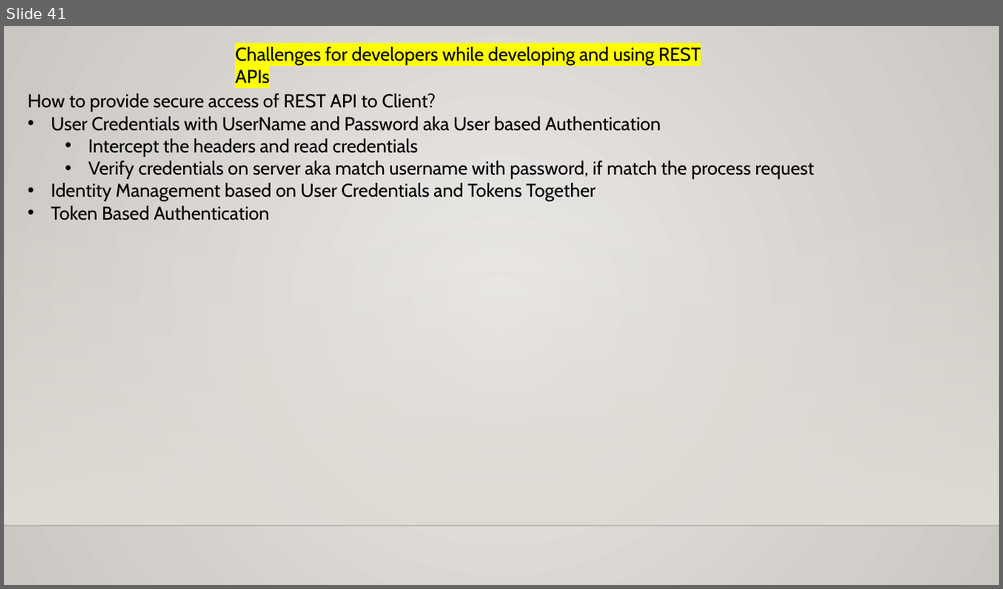
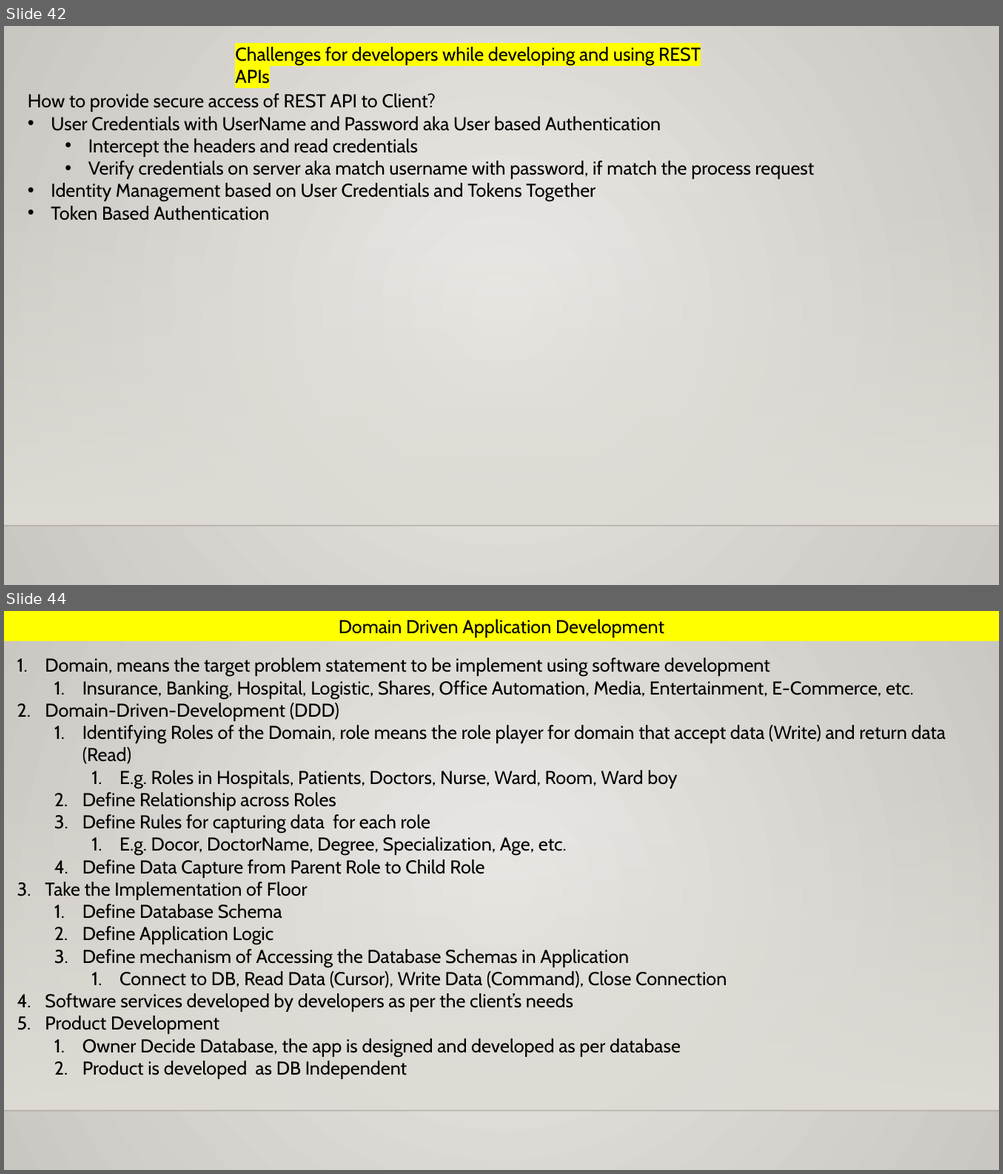
Before and after one commit to maheshsabnis/blazejan2021, a slide deck: Training_Notes_PPTs.pptx. Shown one above the other, each under a label of ours: slide 41 before the commit, slides 42 and 44 after it; the slides between them are not shown. The pictures are 1003x589 and 1003x1174 pixels, drawn with LibreOffice and Linux fonts; fonts in the diff are those of the drawing; background and template pictures are left out. Boxes give left, top, right and bottom in pixels: in the first picture for what was removed or moved away, otherwise in the second. Text is boxed around its words. In the diff, an @@ line names an element or a change of style, - is before the commit and + after.

```diff
--- a/Training_Notes_PPTs.pptx
+++ b/Training_Notes_PPTs.pptx
@@ slide 44 added at (4, 611, 999, 1170), background gradient #ECEAE7 to #CAC7C1; not listed: 2 template elements that a slide beside it also shows @@
@@ rectangle added at (4, 611, 999, 641), fill #FFFF00, 18 pt, text #000000 @@
+Domain Driven Application Development
@@ text added at (45, 658, 945, 1079), 18 pt, text #000000 @@
+1. Domain, means the target problem statement to be implement using software development
+  1. Insurance, Banking, Hospital, Logistic, Shares, Office Automation, Media, Entertainment, E-Commerce, etc.
+2. Domain-Driven-Development (DDD)
+  1. Identifying Roles of the Domain, role means the role player for domain that accept data (Write) and return data (Read)
+    1. E.g. Roles in Hospitals, Patients, Doctors, Nurse, Ward, Room, Ward boy
+  2. Define Relationship across Roles
+  3. Define Rules for capturing data for each role
+    1. E.g. Docor, DoctorName, Degree, Specialization, Age, etc.
+  4. Define Data Capture from Parent Role to Child Role
+3. Take the Implementation of Floor
+  1. Define Database Schema
+  2. Define Application Logic
+  3. Define mechanism of Accessing the Database Schemas in Application
+    1. Connect to DB, Read Data (Cursor), Write Data (Command), Close Connection
+4. Software services developed by developers as per the client’s needs
+5. Product Development
+  1. Owner Decide Database, the app is designed and developed as per database
+  2. Product is developed as DB Independent
@@ what was slide 41 is now slide 42 @@
```
Also in this commit, not shown: 1 slide changed, 4 other slides added, 14 other files.
